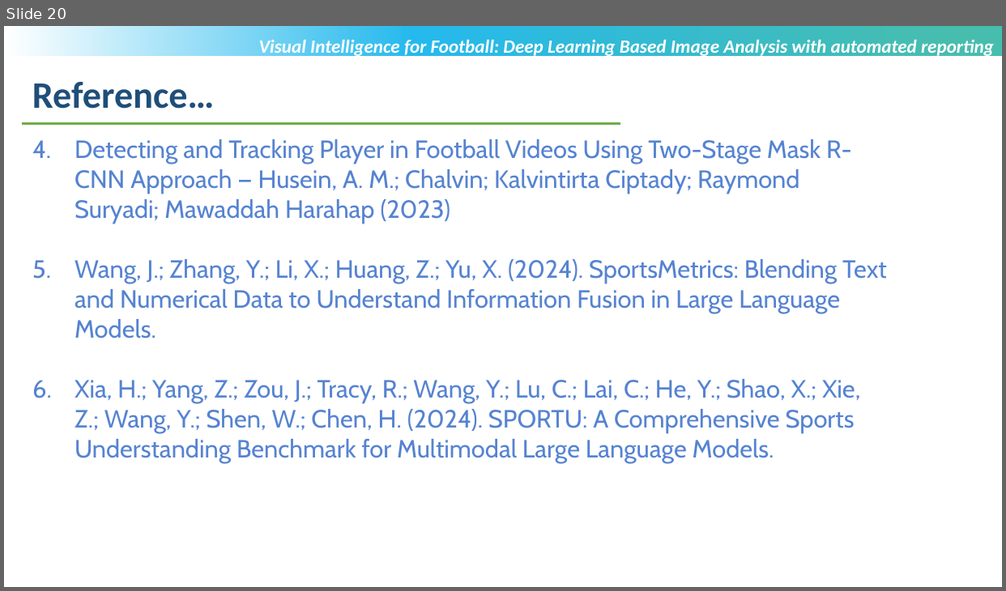
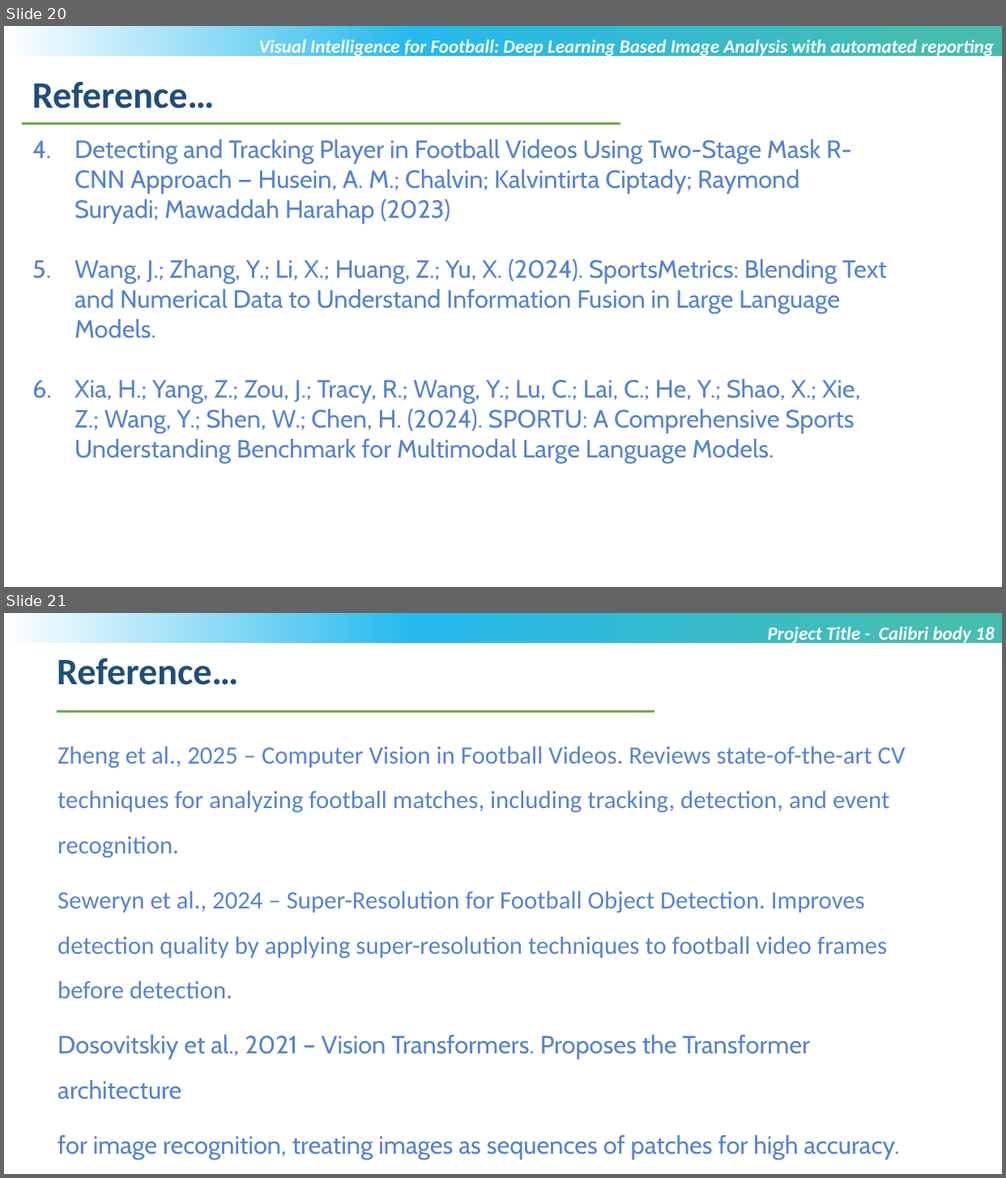
Before and after one commit to anandampaul2024-afk/Anandam-_college, a slide deck: MTech-Project_Review3_PPT_Anandam_Paul_T8635.pptx. Shown one above the other, each under a label of ours: slide 20 before the commit, slides 20 and 21 after it. The pictures are 1006x591 and 1006x1178 pixels, drawn with LibreOffice and Linux fonts; fonts in the diff are those of the drawing; background and template pictures are left out. Boxes give left, top, right and bottom in pixels: in the first picture for what was removed or moved away, otherwise in the second. Text is boxed around its words. In the diff, an @@ line names an element or a change of style, - is before the commit and + after.

```diff
--- a/MTech-Project_Review3_PPT_Anandam_Paul_T8635.pptx
+++ b/MTech-Project_Review3_PPT_Anandam_Paul_T8635.pptx
@@ slide 21 added at (4, 613, 1002, 1174), background #FFFFFF; not listed: 1 template element that a slide beside it also shows @@
@@ text added at (768, 627, 994, 645), 18 pt, text #FFFFFF, bold, italic @@
+Project Title - Calibri body 18
@@ text added at (57, 658, 239, 685), 36 pt, text #1F4E79, bold @@
+Reference…
@@ line added from (57, 711) to (654, 711), #70AD47 2.25 pt @@
@@ text added at (57, 746, 906, 1160), 24 pt, text #5583D1 @@
+Zheng et al., 2025 – Computer Vision in Football Videos. Reviews state-of-the-art CV techniques for analyzing football matches, including tracking, detection, and event recognition.
+Seweryn et al., 2024 – Super-Resolution for Football Object Detection. Improves detection quality by applying super-resolution techniques to football video frames before detection.
+Dosovitskiy et al., 2021 – Vision Transformers. Proposes the Transformer architecture
+for image recognition, treating images as sequences of patches for high accuracy.
```
Also in this commit, not shown: 4 slides changed, 1 other slide added, 14 other files.
